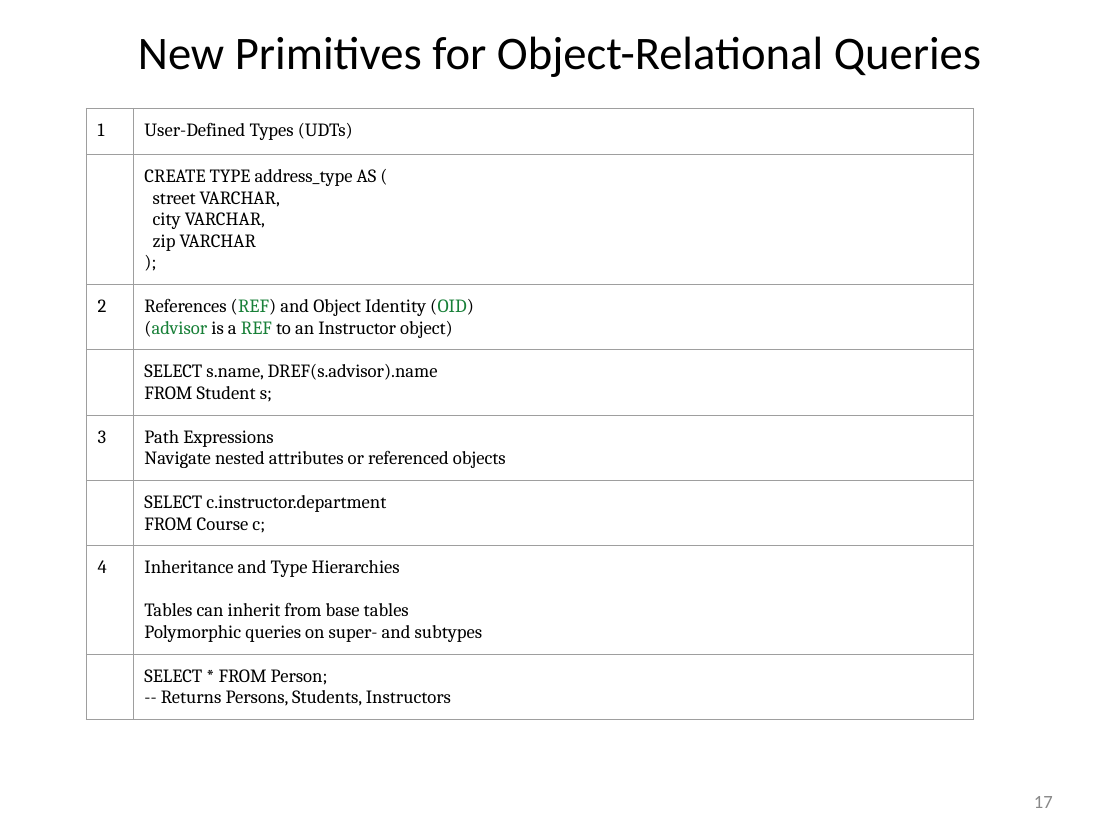
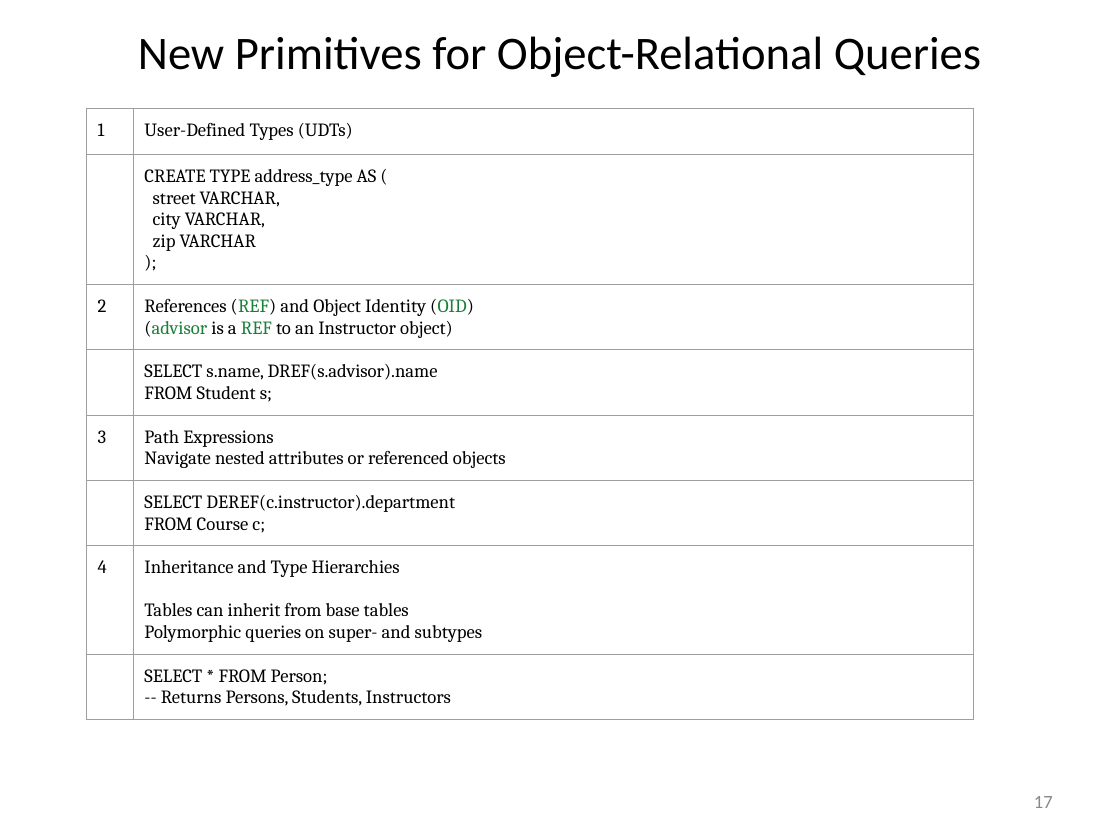
Before and after one commit to rizveeredwan/course-contents, a slide deck: slide 17 of CSE-3104/Slides/Introduction_to_modern_databases.pptx. Drawn at 1120x840 pixels with LibreOffice and Linux fonts; fonts in the diff are those of the drawing. Boxes give left, top, right and bottom in pixels: in the first picture for what was removed or moved away, otherwise in the second. Text is boxed around its words. In the diff, an @@ line names an element or a change of style, - is before the commit and + after.

Commit message:
With corrections in DEREF

```diff
--- a/CSE-3104/Slides/Introduction_to_modern_databases.pptx
+++ b/CSE-3104/Slides/Introduction_to_modern_databases.pptx
@@ table at bbox=[86, 109, 973, 710] @@
-row 6, column 2: SELECT c.instructor.department / FROM Course c;
+row 6, column 2: SELECT DEREF(c.instructor).department / FROM Course c;
```
Also in this commit, not shown: 4 other slides changed.
